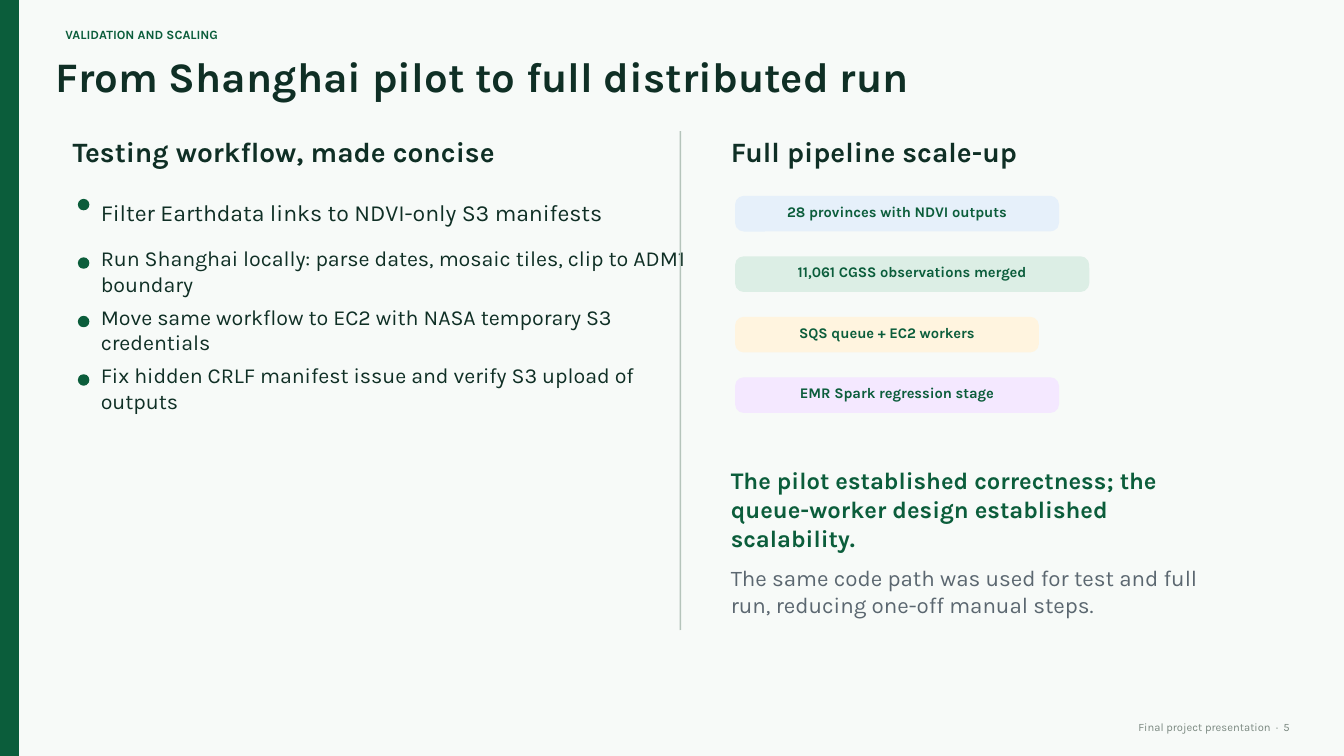
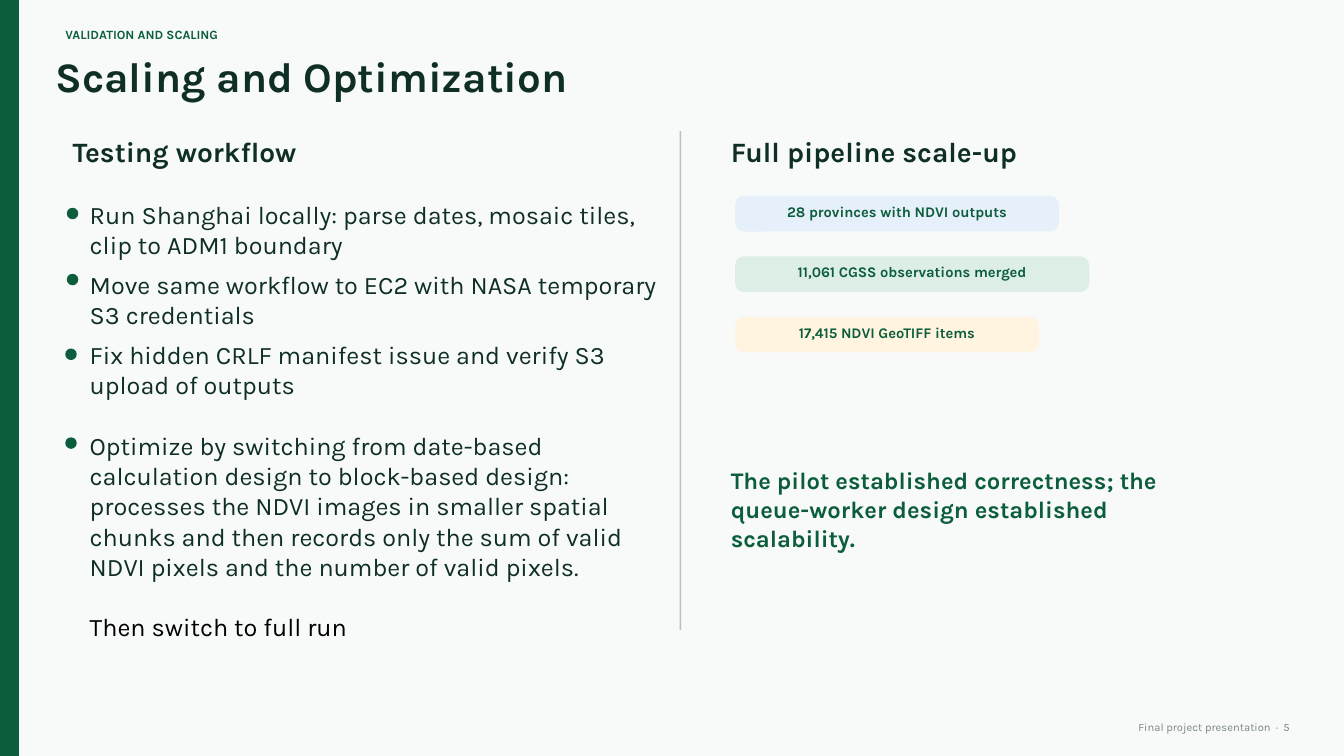
Before and after one commit to tingruiray/final-project-greenness-infrastructure-happiness, a slide deck: slide 5 of presentation_slides.pptx. Drawn at 1344x756 pixels with LibreOffice and Linux fonts; fonts in the diff are those of the drawing. Boxes give left, top, right and bottom in pixels: in the first picture for what was removed or moved away, otherwise in the second. Text is boxed around its words. In the diff, an @@ line names an element or a change of style, - is before the commit and + after.

Commit message:
revised slides

```diff
--- a/presentation_slides.pptx
+++ b/presentation_slides.pptx
@@ text at (55, 62, 568, 103): text changed @@
-From Shanghai pilot to full distributed run
+Scaling and Optimization
@@ text at (73, 142, 297, 169): text changed @@
-Testing workflow, made concise
+Testing workflow
@@ ellipse: place and size @@
-ellipse at (79, 258, 89, 268)
+ellipse at (68, 209, 78, 219)
@@ text "Run Shanghai locally: parse dates, ..." at (90, 206, 634, 260): size 15.3 to 18 pt @@
@@ text "Run Shanghai locally: parse dates, ...": place and size @@
-text "Run Shanghai locally: parse dates, ..." at (101, 247, 684, 298)
+text "Run Shanghai locally: parse dates, ..." at (90, 206, 634, 260)
@@ text removed at (101, 205, 603, 227) @@
-Filter Earthdata links to NDVI-only S3 manifests
@@ text "Move same workflow to EC2 ...": place and size @@
-text "Move same workflow to EC2 ..." at (101, 310, 612, 351)
+text "Move same workflow to EC2 ..." at (90, 276, 656, 325)
@@ text "Move same workflow to EC2 ..." at (90, 276, 656, 325): size 15.3 to 18 pt @@
@@ ellipse: place and size @@
-ellipse at (79, 317, 89, 327)
+ellipse at (68, 274, 78, 284)
@@ text "Fix hidden CRLF manifest issue ...": place and size @@
-text "Fix hidden CRLF manifest issue ..." at (101, 368, 634, 414)
+text "Fix hidden CRLF manifest issue ..." at (90, 346, 622, 637)
@@ text at (799, 327, 975, 340): text changed @@
-SQS queue + EC2 workers
+17,415 NDVI GeoTIFF items
@@ ellipse: place and size @@
-ellipse at (79, 375, 89, 385)
+ellipse at (66, 349, 76, 359)
@@ text at (90, 346, 605, 400): size 15.3 to 18 pt in "Fix hidden CRLF manifest issue and verify ..." @@
@@ rounded rectangle removed at (736, 378, 1059, 412) @@
@@ text removed at (800, 387, 994, 402) @@
-EMR Spark regression stage
@@ ellipse: place and size @@
-ellipse at (79, 200, 89, 210)
+ellipse at (66, 439, 76, 449)
@@ text at (90, 437, 622, 637): paragraphs added @@
+Optimize by switching from date-based calculation design to block-based design: processes the NDVI images in smaller spatial chunks and then records only the sum of valid NDVI pixels and the number of valid pixels.
+Then switch to full run
@@ text removed at (731, 570, 1198, 619) @@
-The same code path was used for test and full run, reducing one-off manual steps.
```
Also in this commit, not shown: 2 other slides changed, 1 slide added, 1 slide removed.
